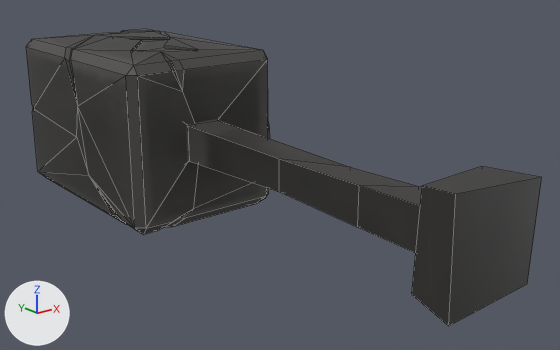
The OBJ model models/production/exports/gaussmeter.obj: old version first, new version second.
Before and after are seen from a camera (50 mm lens) standing at (-1.85, -3.27, 0.89) and looking at (0.19, -0.72, -0.13). The axes (+X, +Y, +Z) are drawn at lower left. The lights are the same throughout. Mesh edges are drawn as thin lines. Where no turn or scale is listed for an object, it has been applied to the vertices.

The first picture shows 'gaussmeter'.
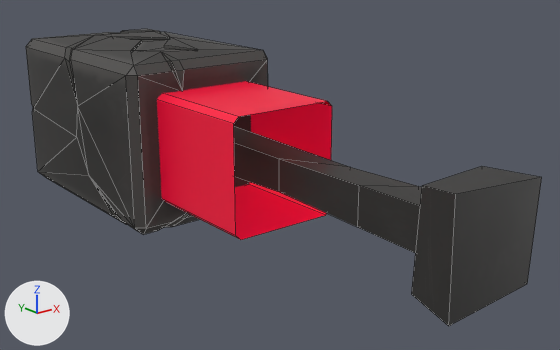
Changed parts and their boxes (x1, y1, x2, y2) in the pictures (560 x 350 px):
part 1 of me_gaussmeter, added (red)
    after: (157, 81, 332, 240)

The change in detail:
Picture 'TEX_gaussmeter_red.png' (img_tex_gaussmeter_red_png) is new.
Material 'gaussmeter_move' (mat_gaussmeter_move) is new.
Its texture is img_tex_gaussmeter_red_png.
me_gaussmeter is used by ob_gaussmeter; location (0.0, 0.0, 0.0).
me_gaussmeter had 204 vertices, 256 faces and spanned x -0.39..0.39, y -2.02..1.0, z -0.39..0.4.
me_gaussmeter now has 220 vertices, 264 faces and spans x -0.39..0.39, y -2.02..1.0, z -0.39..0.4.
me_gaussmeter part 1: a new loose piece of 16 vertices spanning x -0.24..0.24, y -0.99..-0.38, z -0.24..0.24, in mat_gaussmeter_move (picture img_tex_gaussmeter_red_png).
me_gaussmeter now uses material mat_gaussmeter_move (picture img_tex_gaussmeter_red_png).
